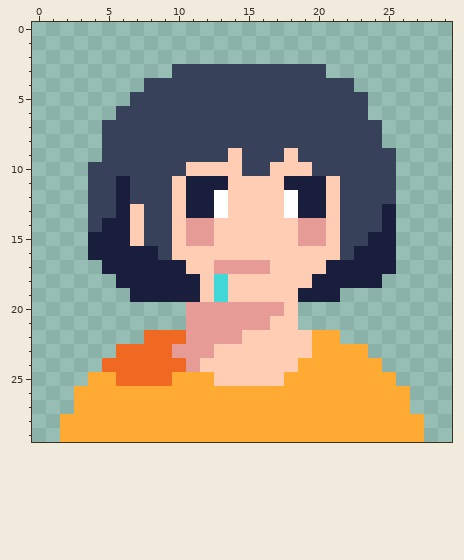
Edited in one commit: pixel-art sprite (react_main/src/images/roles/independent/fool-vivid.png). Above: the version before the commit.
The file is 30x30 pixels. Pixels under 10% opacity are left out.
After the commit:
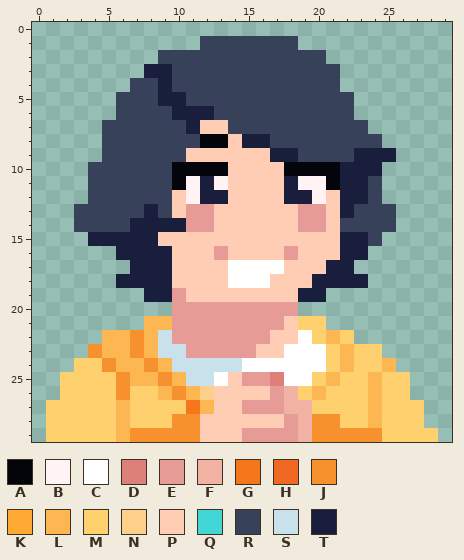
Palette (. is transparent): A #04050a  B #fff3f6  C #ffffff  D #dd807a  E #e69b96  F #f1b1a3  G #f5771b  H #f06923  J #f7912d  K #ffaa32  L #fcb652  M #ffd16e  N #fccf8b  P #ffcdb4  Q #41d7d7  R #37415a  S #c9e1eb  T #191e3c
What changed:
y 1: x 12..18 ....... -> RRRRRRR
y 2: x 9..20 ............ -> RRRRRRRRRRRR
y 3: x 8..9 .. -> TT; x 21 . -> R
y 4: x 7 . -> R; x 9 R -> T; x 22 R -> .
y 5: x 6 . -> R; x 9..10 RR -> TT; x 23 R -> .
y 6: x 10..12 RRR -> TTT; x 23 R -> .
y 7: x 11..13 RRR -> TPP; x 24 R -> .
y 8: x 12..16 RRRRR -> AAPTT
y 9: x 11..13 RRR -> PPP; x 15..18 RRRP -> PPTT; x 23..25 RRR -> TTT
y 10: x 10..13 RPPP -> AAAA; x 15..16 RR -> PP; x 18..25 PPRRRRRR -> AAAATTT.
y 11: x 6 T -> R; x 10..11 PT -> AB; x 13 T -> B; x 19..23 TTPRR -> BBATT; x 25 R -> .
y 12: x 6 T -> R; x 11 T -> B; x 13 C -> T; x 18 C -> T; x 20 T -> B; x 22..23 RR -> TT; x 25 R -> .
y 13: x 3 . -> R; x 6..8 TPR -> RRT; x 11..13 TTC -> EEP; x 18..20 CTT -> PEE; x 22 R -> T; x 25 T -> R
y 14: x 3 . -> R; x 5..10 TTPRRP -> RRTTTT; x 25 T -> R
y 15: x 7..9 PRR -> TTP; x 11..12 EE -> PP; x 19..20 EE -> PP; x 22..25 RRTT -> TTR.
y 16: x 4..5 TT -> ..; x 9 R -> T; x 13 P -> E; x 18 P -> E; x 22 R -> T; x 24..25 TT -> ..
y 17: x 5..6 TT -> ..; x 10 T -> P; x 13..17 EEEEP -> PCCCC; x 23..25 TTT -> ...
y 18: x 10..11 TT -> PP; x 13..16 QPPP -> PCCC; x 24 T -> .
y 19: x 7 T -> .; x 10..11 TT -> EP; x 13 Q -> P; x 21 T -> .
y 20: x 10 . -> E; x 18 P -> E
y 21: x 8..10 ... -> LLE; x 17 P -> E; x 19..20 .. -> MM
y 22: x 5..10 ...HHH -> LLJLSE; x 15..16 PP -> EE; x 19..22 PKK. -> CMLM
y 23: x 4..10 ..HHHHE -> JLLJLSS; x 13..15 PPP -> EEE; x 18..24 PPKKKK. -> CCCMLMM
y 24: x 3..25 ..HHHHHHEPPPPPPPKKKKKK. -> MMJLLJLSSSSSCCCCCCMLMML
y 25: x 2..13 ..KKHHHHKKKP -> MMMMJLLJLSSC; x 15..26 PPPKKKKKKKK. -> EEDCCMLMMLMM
y 26: x 2..26 .KKKKKKKKKKKKKKKKKKKKKKKK -> MMMMJMMLJLNPPPPEFMLMMMLMM
y 27: x 1..27 ..KKKKKKKKKKKKKKKKKKKKKKKK. -> MMMMMLMMMMGLPPEEEFFMMMMLMMM
y 28: x 1..27 .KKKKKKKKKKKKKKKKKKKKKKKKKK -> MMMMMLMMMJJPPPPPPEFJJMMLMMM
y 29: x 1..28 .KKKKKKKKKKKKKKKKKKKKKKKKKK. -> MMMMMLJJJJJPPPEEEEFJJJJJMMMM
